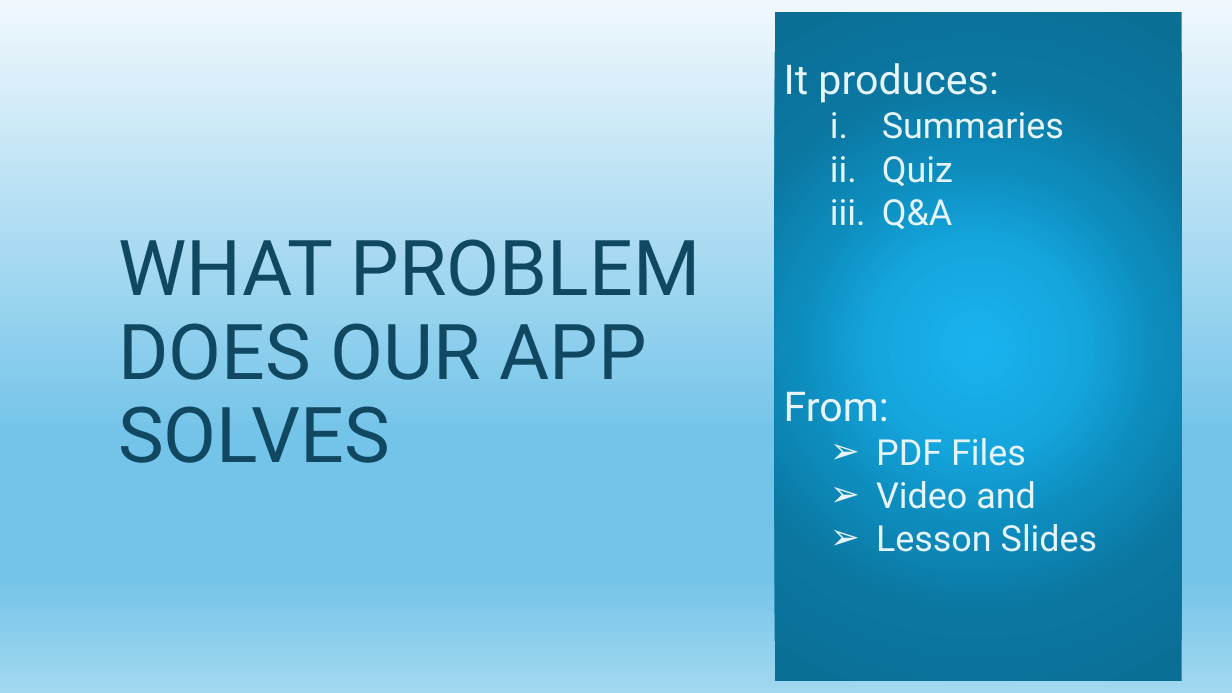
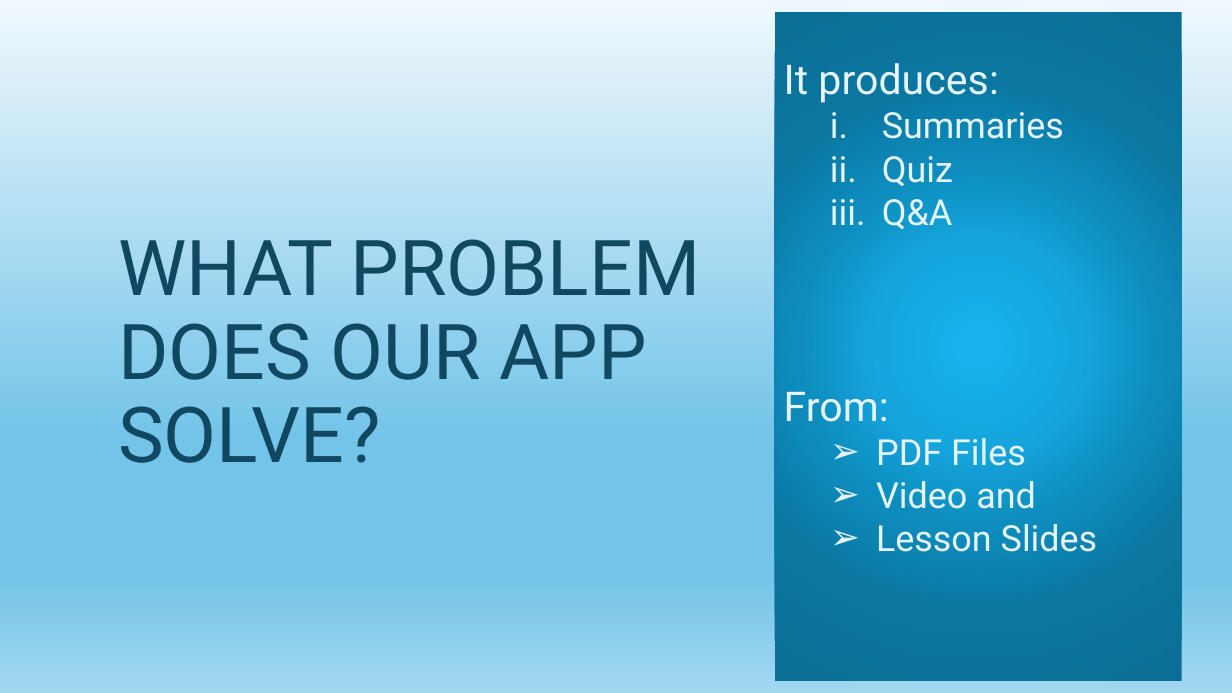
Before and after one commit to striker40/makeathon-2025, a slide deck: slide 6 of ey.pptx. Drawn at 1232x693 pixels with LibreOffice and Linux fonts; fonts in the diff are those of the drawing. Boxes give left, top, right and bottom in pixels: in the first picture for what was removed or moved away, otherwise in the second. Text is boxed around its words. In the diff, an @@ line names an element or a change of style, - is before the commit and + after.

```diff
--- a/ey.pptx
+++ b/ey.pptx
@@ title at (x1=118, y1=239, x2=700, y2=463): text changed @@
-WHAT PROBLEM DOES OUR APP SOLVES
+WHAT PROBLEM DOES OUR APP SOLVE?
```
Also in this commit, not shown: 2 other slides changed.
